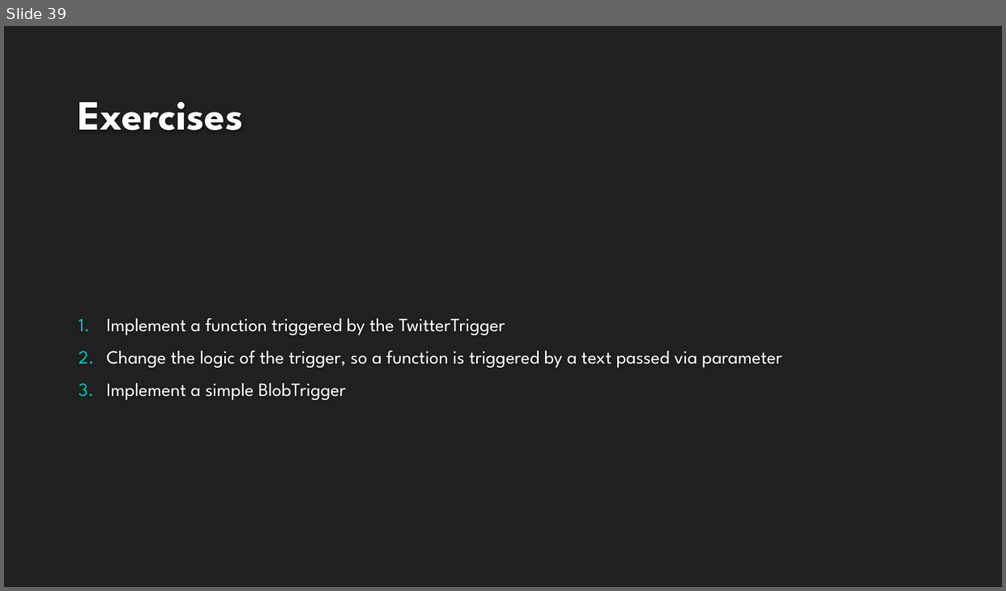
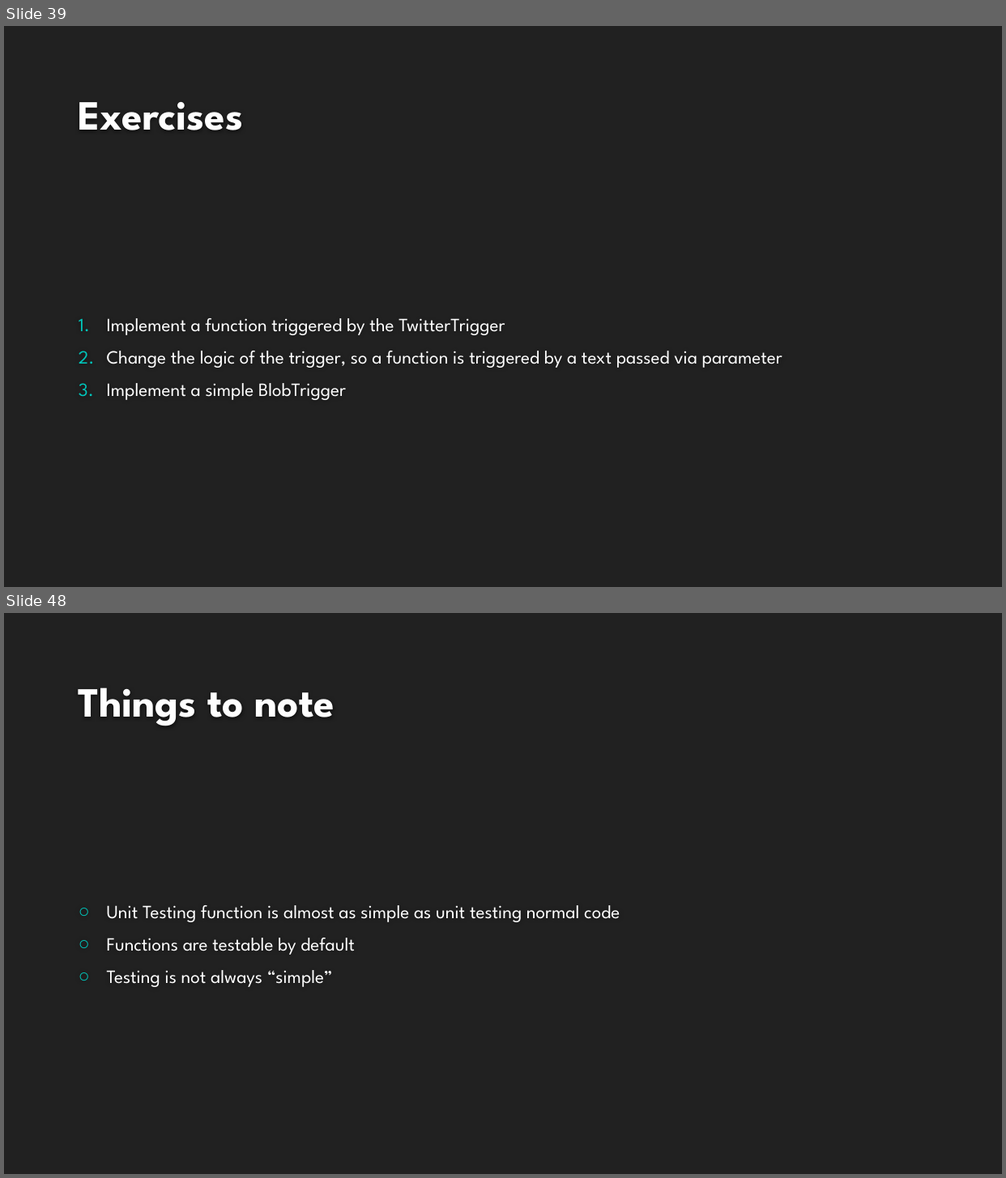
Before and after one commit to kamil-mrzyglod/Workshops, a slide deck: AzureDay2019/Developing services with Azure Functions.pptx. Shown one above the other, each under a label of ours: slide 39 before the commit, slides 39 and 48 after it; the slides between them are not shown. The pictures are 1006x591 and 1006x1178 pixels, drawn with LibreOffice and Linux fonts; fonts in the diff are those of the drawing; background and template pictures are left out. Boxes give left, top, right and bottom in pixels: in the first picture for what was removed or moved away, otherwise in the second. Text is boxed around its words. In the diff, an @@ line names an element or a change of style, - is before the commit and + after.

```diff
--- a/AzureDay2019/Developing services with Azure Functions.pptx
+++ b/AzureDay2019/Developing services with Azure Functions.pptx
@@ slide 48 added at <box>4,613,1002,1174</box>, background #212121 @@
@@ title added at <box>78,688,335,726</box>, 40 pt, text #FEFEFE, bold @@
+Things to note
@@ text added at <box>107,905,620,987</box>, 18 pt, text #FFFFFF @@
+○ Unit Testing function is almost as simple as unit testing normal code
+○ Functions are testable by default
+○ Testing is not always “simple”
```
Also in this commit, not shown: 1 slide changed, 23 other slides added.
